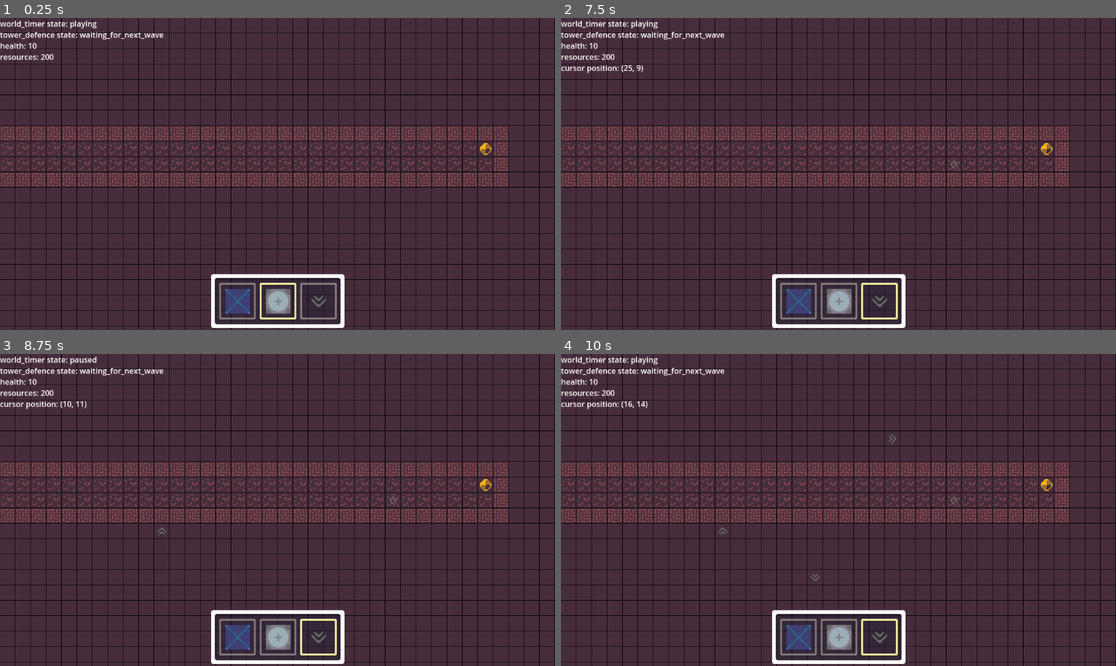
Above: before the commit, frames 1-4 (two rows, left to right).
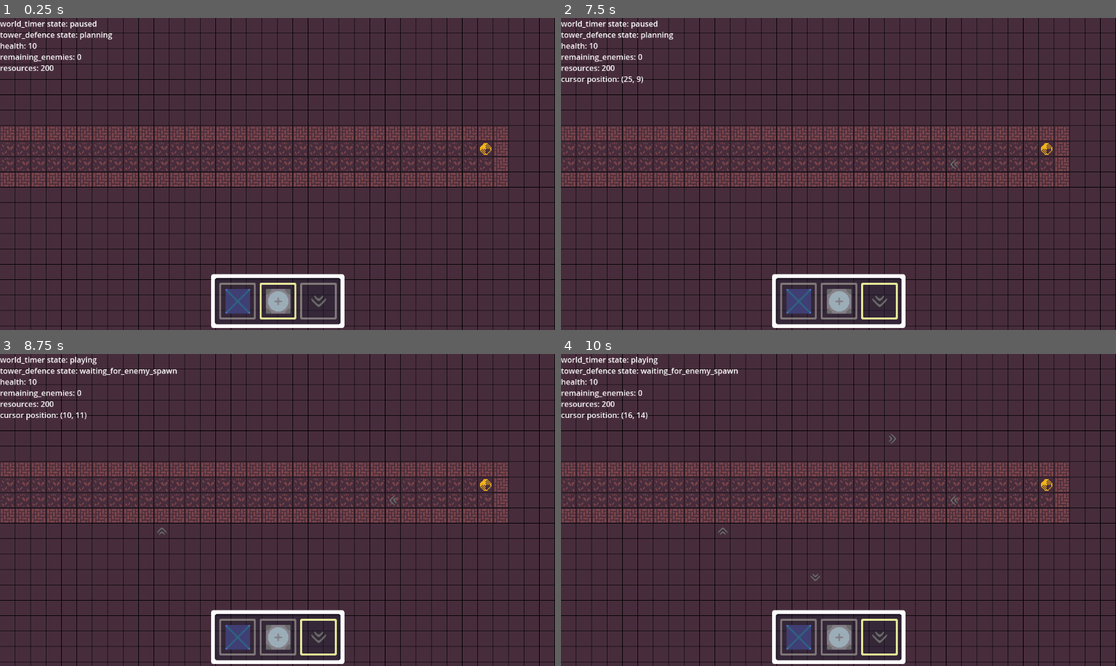
Above: after the commit, the same moments.

Repository: JeppeLindberg/Factory_tower_defence
Game: Godot game, scene res://scenes/main_scene.tscn
Same seed, same stepped clock (60 frames per second), same inputs: the game is played once before the commit and once after it.
Inputs (mouse positions are in pixels of both pictures, inside the frame that each line leads up to):
- Up to frame 1 (0.25 s): no input
- Up to frame 2 (7.5 s): click (799, 301) at 0.5 s; click (838, 301) at 1.27 s; click (877, 301) at 2.02 s; click (799, 301) at 2.75 s; click (838, 301) at 3.52 s; click (877, 301) at 4.27 s; click (799, 301) at 5 s; click (838, 301) at 5.77 s; click (877, 301) at 6.52 s; tap Enter at 7.25 s; move the mouse to (960, 158) at 7.27 s; hold R (rotate) from 7.28 s (still down); click (960, 158) at 7.42 s
- Up to frame 3 (8.75 s): tap Space (pause_play, bound only before the commit) at 8 s; move the mouse to (166, 525) at 8.02 s; release R (rotate) at 8.03 s; tap R (rotate) at 8.1 s; click (166, 525) at 8.17 s
- Up to frame 4 (10 s): tap Enter at 8.75 s; move the mouse to (894, 441) at 8.77 s; hold R (rotate) 8.78-9.53 s; click (894, 441) at 8.92 s; tap Space (pause_play, bound only before the commit) at 9.5 s; move the mouse to (810, 572) at 9.52 s; tap R (rotate) at 9.6 s; click (810, 572) at 9.67 s

The runs differ from the first frame. In frame 1, 0.5% of the frame differs, in the area x 0-30%, y 0-17%; in frame 2, 0.7%, in the area x 0-30%, y 0-22%; in frame 3, 0.6%; in frame 4, 0.5%.

Commit message:
pause between rounds

Diff:
--- a/project.godot
+++ b/project.godot
@@ -17,7 +17,7 @@
 
 [input]
 
-pause_play={
+start_round={
 "deadzone": 0.5,
 "events": [Object(InputEventKey,"resource_local_to_scene":false,"resource_name":"","device":0,"window_id":0,"alt_pressed":false,"shift_pressed":false,"ctrl_pressed":false,"meta_pressed":false,"pressed":false,"keycode":32,"physical_keycode":0,"key_label":0,"unicode":0,"echo":false,"script":null)
 ]
--- a/scripts/buildings/transport/conveyor_belt.gd
+++ b/scripts/buildings/transport/conveyor_belt.gd
@@ -40,8 +40,3 @@
 func facing():
 	var vec = Vector2.UP.rotated(deg_to_rad(_root_node.get_building_rotation()))
 	return Vector2i(vec)
-
-# Remove the connections in path
-func destroy():
-	var path_connections = _get_path_connections()
-	# TODO: Remove from paths
--- a/scripts/controller.gd
+++ b/scripts/controller.gd
@@ -41,8 +41,8 @@
 		if event is InputEventMouseButton and event.pressed:
 			_building_placement.place_current_building_at_coord(_tile_pos)
 
-	if event.is_action_pressed("pause_play"):
-		_world_timer.toggle_pause()
+	if event.is_action_pressed("start_round"):
+		_tower_defence.start_round()
 
 	if event.is_action_pressed("rotate"):
 		_building_placement.rotate_placement()
--- a/scripts/enemy_generic.gd
+++ b/scripts/enemy_generic.gd
@@ -15,7 +15,7 @@
 var _health_bar
 var _health_scalar
 
-var health = 3
+var health = 3.0
 var _spawn_time
 
 func activate():
@@ -71,4 +71,6 @@
 		die()
 
 func die():
-	_root_node.queue_free()
+	if not _root_node.is_queued_for_deletion():
+		_tower_defence.enemy_died()
+		_root_node.queue_free()
--- a/scripts/library/tower_defence_states.gd
+++ b/scripts/library/tower_defence_states.gd
@@ -1,2 +1,4 @@
-const WAITING_FOR_NEXT_WAVE: String = "waiting_for_next_wave"
-const ONGOING_WAVE: String = "ongoing_wave"
+const PLANNING: String = "planning"
+const WAITING_FOR_ENEMY_SPAWN: String = "waiting_for_enemy_spawn"
+const ENEMIES_SPAWNING: String = "enemies_spawning"
+const WAITING_FOR_ENEMY_DEATH: String = "waiting_for_enemy_death"
--- a/scripts/tower_defence.gd
+++ b/scripts/tower_defence.gd
@@ -15,6 +15,7 @@
 var _next_event_timer
 var _remaining_health = 10
 var _remaining_enemy_spawns
+var _remaining_enemies = 0
 
 
 func activate():
@@ -24,35 +25,57 @@
 	_terrain = get_node(_scene_paths.TERRAIN)
 	_enemies = _terrain.get_node("enemies")
 
-	_next_event_timer = _world_timer.seconds() + 30
-
-	_state = _tower_defence_states.WAITING_FOR_NEXT_WAVE
+	_state = _tower_defence_states.PLANNING
+	_world_timer.pause()
 
 func _process(_delta):
 	_debug.add_debug_text("tower_defence state", _state)
 	_debug.add_debug_text("health", _remaining_health)
+	_debug.add_debug_text("remaining_enemies", _remaining_enemies)
+
+	if _state == _tower_defence_states.PLANNING:
+		return
+
+	if _state == _tower_defence_states.WAITING_FOR_ENEMY_DEATH:
+		if _remaining_enemies == 0:
+			end_round()
+		return
 
 	while _world_timer.seconds() > _next_event_timer:
-		if _state == _tower_defence_states.WAITING_FOR_NEXT_WAVE:
+		if _state == _tower_defence_states.WAITING_FOR_ENEMY_SPAWN:
 			_remaining_enemy_spawns = 10
-			change_state(_tower_defence_states.ONGOING_WAVE)
+			_change_state(_tower_defence_states.ENEMIES_SPAWNING)
 
-		if _state == _tower_defence_states.ONGOING_WAVE:
+		if _state == _tower_defence_states.ENEMIES_SPAWNING:
 			spawn_enemy()
 			if _remaining_enemy_spawns <= 0:
-				_next_event_timer += 30.0
-				change_state(_tower_defence_states.WAITING_FOR_NEXT_WAVE)
+				_change_state(_tower_defence_states.WAITING_FOR_ENEMY_DEATH)
+				break;
 			else:
 				_next_event_timer += 0.1
 
+# Start the next round
+func start_round():
+	if _state == _tower_defence_states.PLANNING:
+		_world_timer.play()
+		_next_event_timer = _world_timer.seconds() + 10
+		_change_state(_tower_defence_states.WAITING_FOR_ENEMY_SPAWN)
+
+# End this round
+func end_round():
+	if _state == _tower_defence_states.WAITING_FOR_ENEMY_DEATH:
+		_world_timer.pause()
+		_change_state(_tower_defence_states.PLANNING)
+
 # Change the state of the tower defence part of the game
-func change_state(new_state):
+func _change_state(new_state):
 	_state = new_state
 
 # Spawn an enemy. Each enemy spawn behavour is handled by the enemy itself.
 func spawn_enemy():
+	_main_scene.create_node(enemy_path, _enemies)
+	_remaining_enemies += 1
 	_remaining_enemy_spawns -= 1
-	_main_scene.create_node(enemy_path, _enemies)
 
 # Take damage from an enemy reaching the reactor
 func take_damage():
@@ -60,7 +83,10 @@
 	if _remaining_health == 0:
 		_world_timer.stop()
 
+# Call this when an enemy dies
+func enemy_died():
+	_remaining_enemies -= 1
+
 # Skip to the next wave, mostly for debug reasons
 func skip_to_next_wave():
-	if _state == _tower_defence_states.WAITING_FOR_NEXT_WAVE:
-		_next_event_timer = _world_timer.seconds()
+	return
--- a/scripts/world_timer.gd
+++ b/scripts/world_timer.gd
@@ -21,6 +21,18 @@
 	if _state == _timer_states.PLAYING:
 		_seconds += delta
 
+# Start execution of game
+func play():
+	if _state == _timer_states.PAUSED:
+		_state = _timer_states.PLAYING
+		time_mult = 1.0
+
+# Pause the execution of the game
+func pause():
+	if _state == _timer_states.PLAYING:
+		_state = _timer_states.PAUSED
+		time_mult = 0.0
+
 # Pause/unpause the world
 func toggle_pause():
 	if _state == _timer_states.PLAYING:
